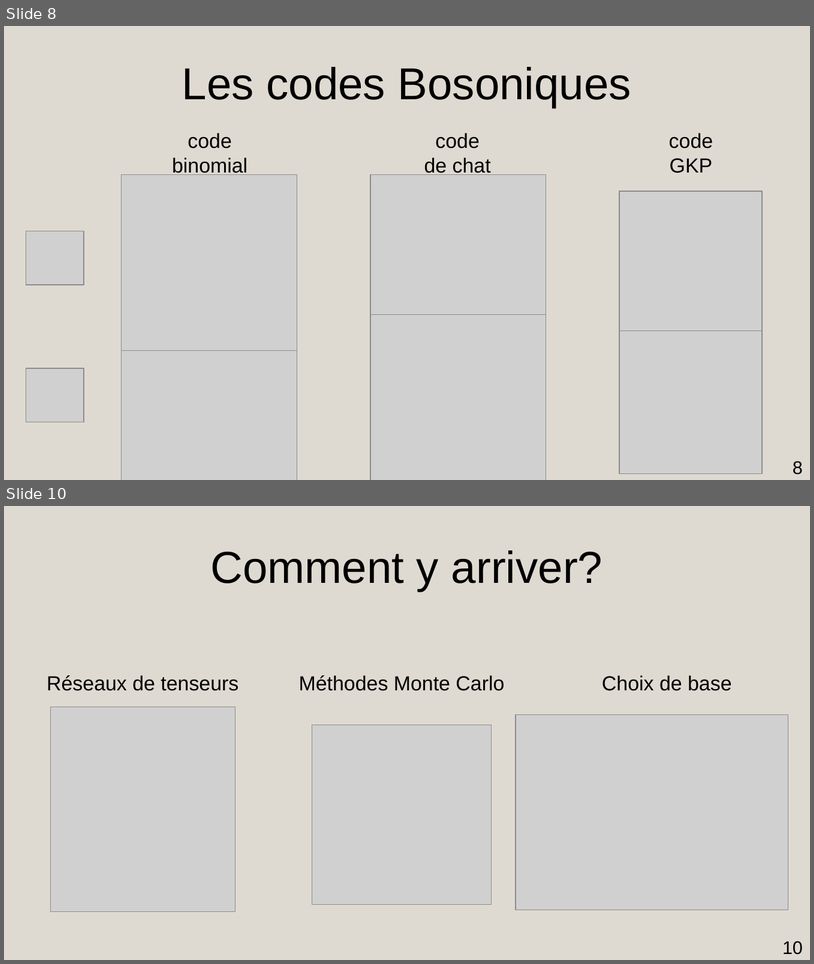
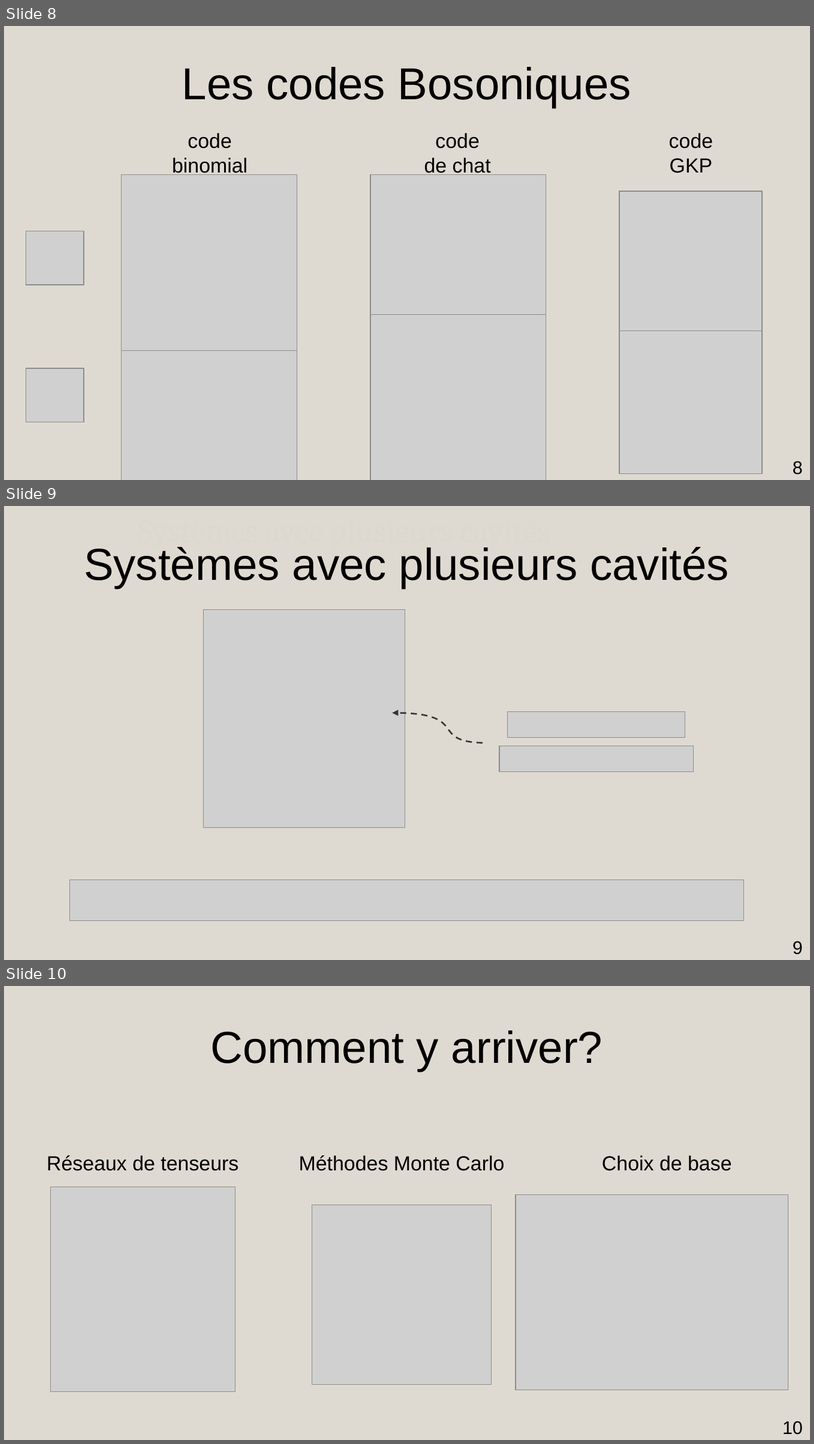
Before and after one commit to AmdaU/presentations, a slide deck: Seminaire/Seminaire.odp. Shown one above the other, each under a label of ours: slides 8 and 10 before the commit, slides 8, 9 and 10 after it; the slides between them are not shown. The pictures are 814x964 and 814x1444 pixels, drawn with LibreOffice and Linux fonts; fonts in the diff are those of the drawing; grey boxes stand for pictures. Boxes give left, top, right and bottom in pixels: in the first picture for what was removed or moved away, otherwise in the second. Text is boxed around its words. In the diff, an @@ line names an element or a change of style, - is before the commit and + after.

```diff
--- a/Seminaire/Seminaire.odp
+++ b/Seminaire/Seminaire.odp
@@ slide 9 added at [4, 506, 810, 960], background #DFDAD1 @@
@@ text added at [84, 547, 729, 588], 32 pt, text #D9D9CE @@
+Systèmes avec plusieurs cavités
@@ title added at [138, 547, 551, 549], 44 pt, text #000000 @@
+Systèmes avec plusieurs cavités
@@ picture added at [204, 609, 406, 827] @@
@@ freeform shape added at [393, 713, 483, 743], outline #333333 1.5 pt dashed @@
@@ picture added at [508, 712, 686, 737] @@
@@ picture added at [500, 745, 694, 771] @@
@@ picture added at [70, 880, 744, 921] @@
@@ page number added at [793, 940, 803, 954], 18 pt, text #000000 @@
+9
```
Also in this commit, not shown: 4 slides changed, 1 other slide added, 1 slide removed, 40 other files.
